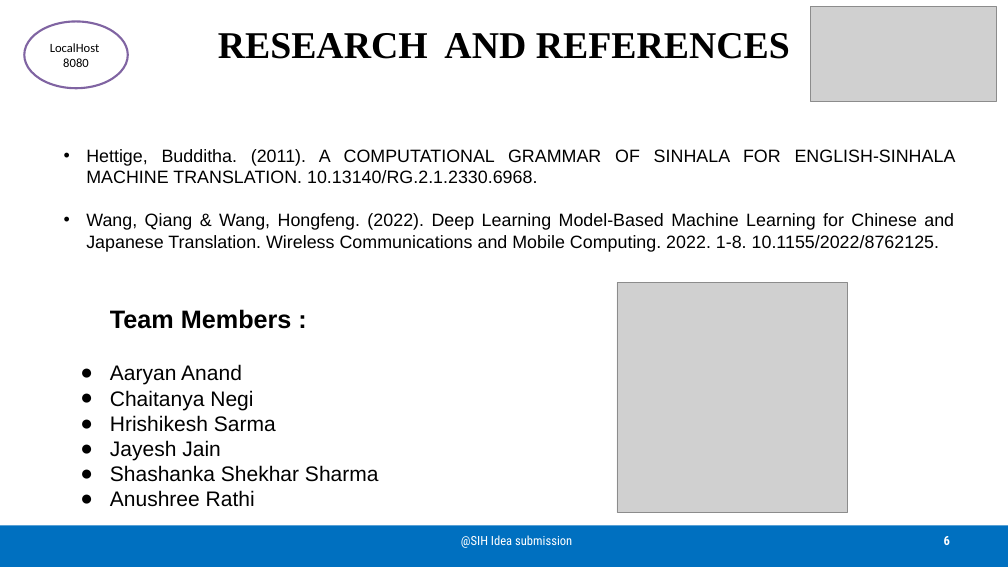
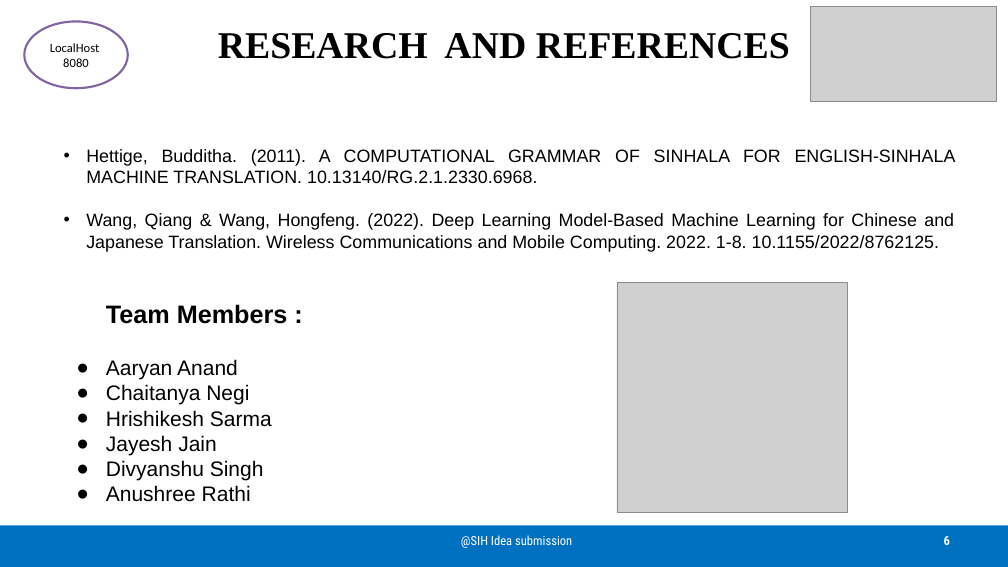
Before and after one commit to AaryanAnand10/KrishiMitra, a slide deck: slide 6 of LocalHost_8080.pptx. Drawn at 1008x567 pixels with LibreOffice and Linux fonts; fonts in the diff are those of the drawing; grey boxes stand for pictures. Boxes give left, top, right and bottom in pixels: in the first picture for what was removed or moved away, otherwise in the second. Text is boxed around its words. In the diff, an @@ line names an element or a change of style, - is before the commit and + after.

```diff
--- a/LocalHost_8080.pptx
+++ b/LocalHost_8080.pptx
@@ text at <box>106,460,264,481</box>: text changed @@
-● Shashanka Shekhar Sharma
+● Divyanshu Singh
```
Also in this commit, not shown: 1 other slide changed.
